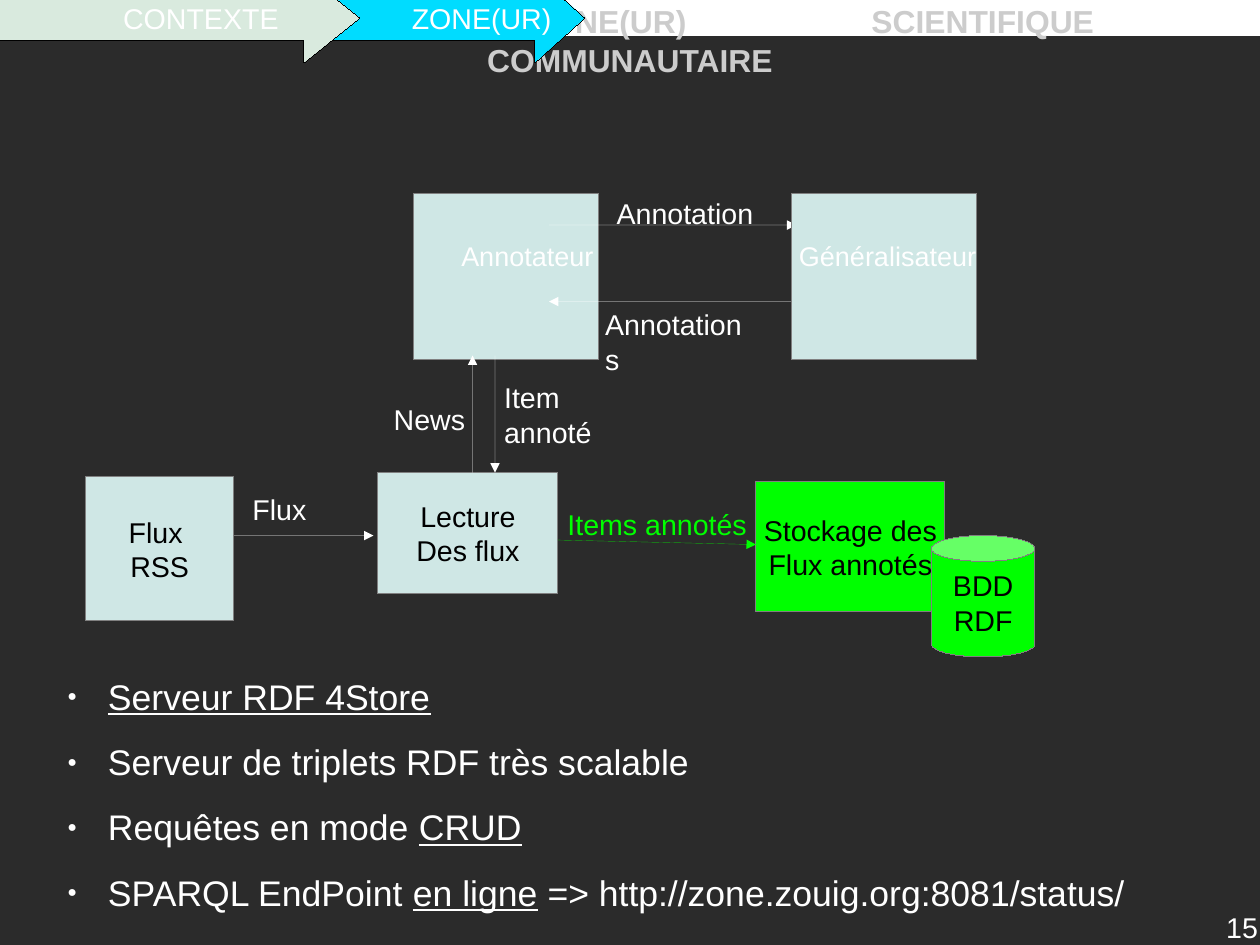
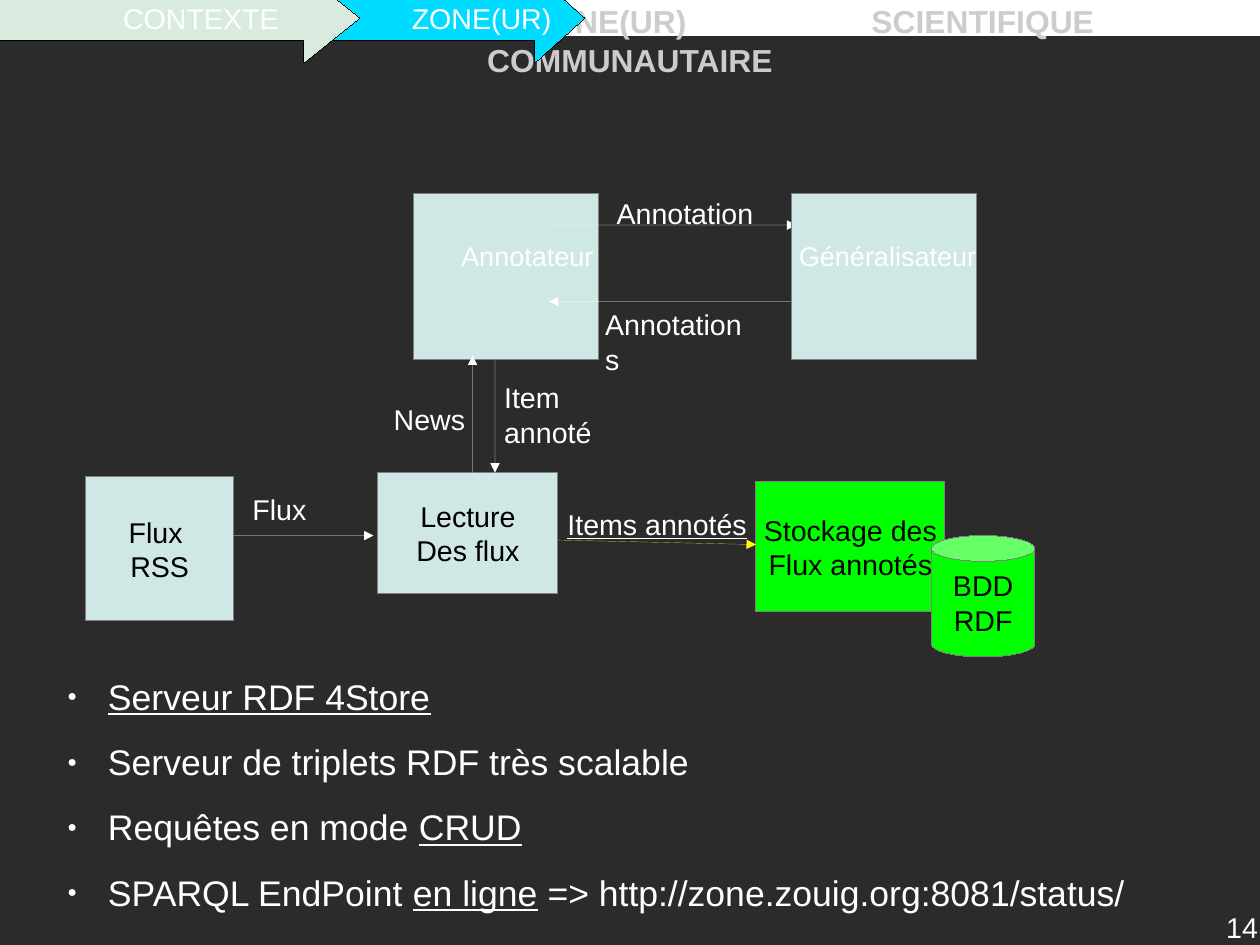
Before and after one commit to descl/ZONE, a slide deck: slide 14 of Rapport/presentation.odp (slide 15 before the commit). Drawn at 1260x945 pixels with LibreOffice and Linux fonts; fonts in the diff are those of the drawing; background and template pictures are left out; a plain dark background stands for a picture behind light text. Boxes give left, top, right and bottom in pixels: in the first picture for what was removed or moved away, otherwise in the second. Text is boxed around its words. In the diff, an @@ line names an element or a change of style, - is before the commit and + after.

```diff
--- a/Rapport/presentation.odp
+++ b/Rapport/presentation.odp
@@ text "Items annotés" at box(567, 514, 747, 541): text colour #00FF00 to #FFFFFF, underline on @@
@@ arrow (558, 540) - (756, 544): stroke #00FF00 0 pt to #FFFF00 0 pt @@
@@ page number at box(1226, 918, 1258, 938): text changed @@
-15
+14
```
Also in this commit, not shown: 17 other slides changed, 2 slides added, 3 slides removed, 4 other files.
